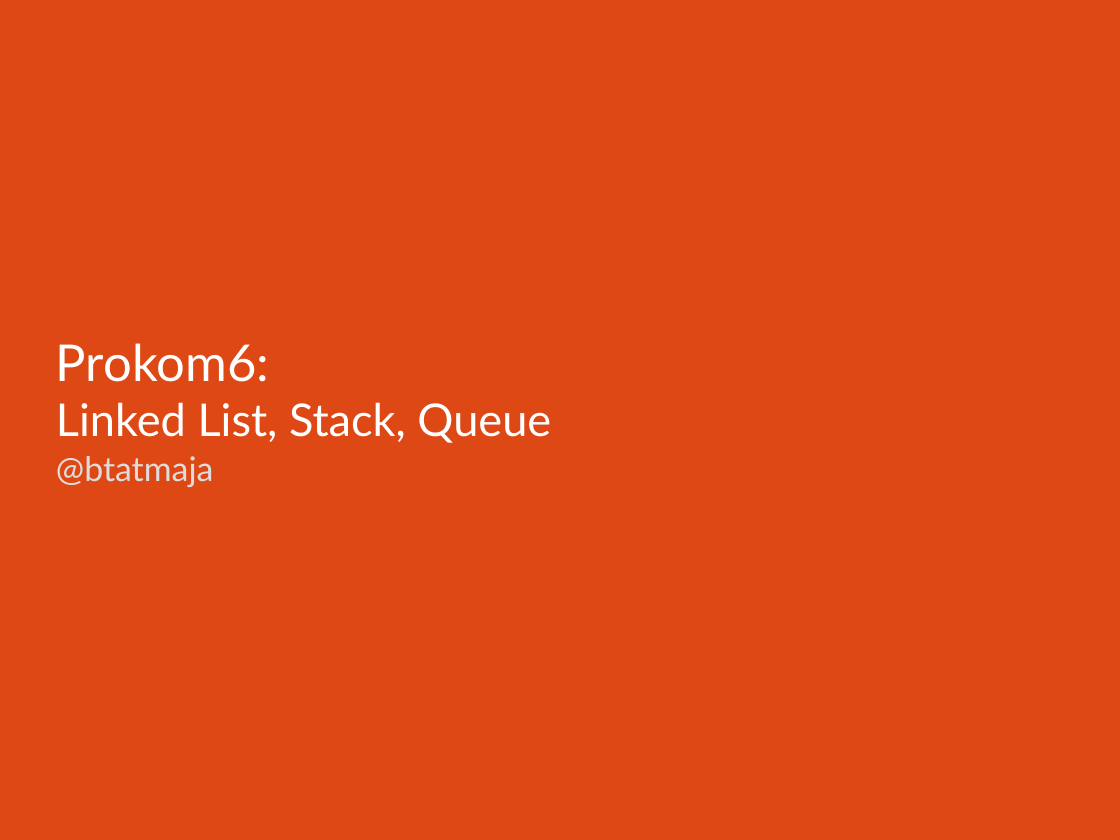
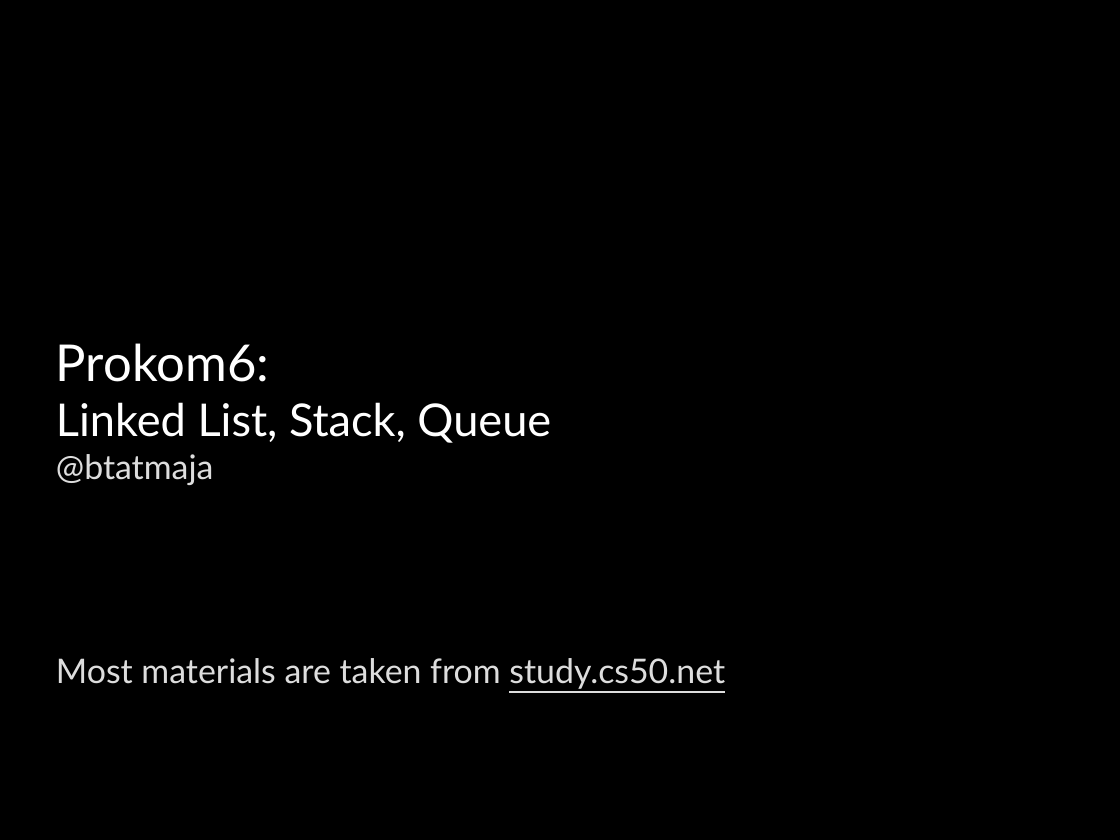
Before and after one commit to bagustris/prokom-tf, a slide deck: slide 1 of prokom6.odp. Drawn at 1120x840 pixels with LibreOffice and Linux fonts; fonts in the diff are those of the drawing. Boxes give left, top, right and bottom in pixels: in the first picture for what was removed or moved away, otherwise in the second. Text is boxed around its words. In the diff, an @@ line names an element or a change of style, - is before the commit and + after.

```diff
--- a/prokom6.odp
+++ b/prokom6.odp
@@ background #DD4814 to #000000 @@
@@ subtitle removed at (x1=56, y1=456, x2=214, y2=487) @@
-@btatmaja
@@ subtitle added at (x1=56, y1=454, x2=725, y2=689), 24 pt, text #DDDDDD @@
+@btatmaja
+Most materials are taken from study.cs50.net
```
Also in this commit, not shown: 6 other slides changed, 32 slides added, 1 slide removed, 8 other files.
